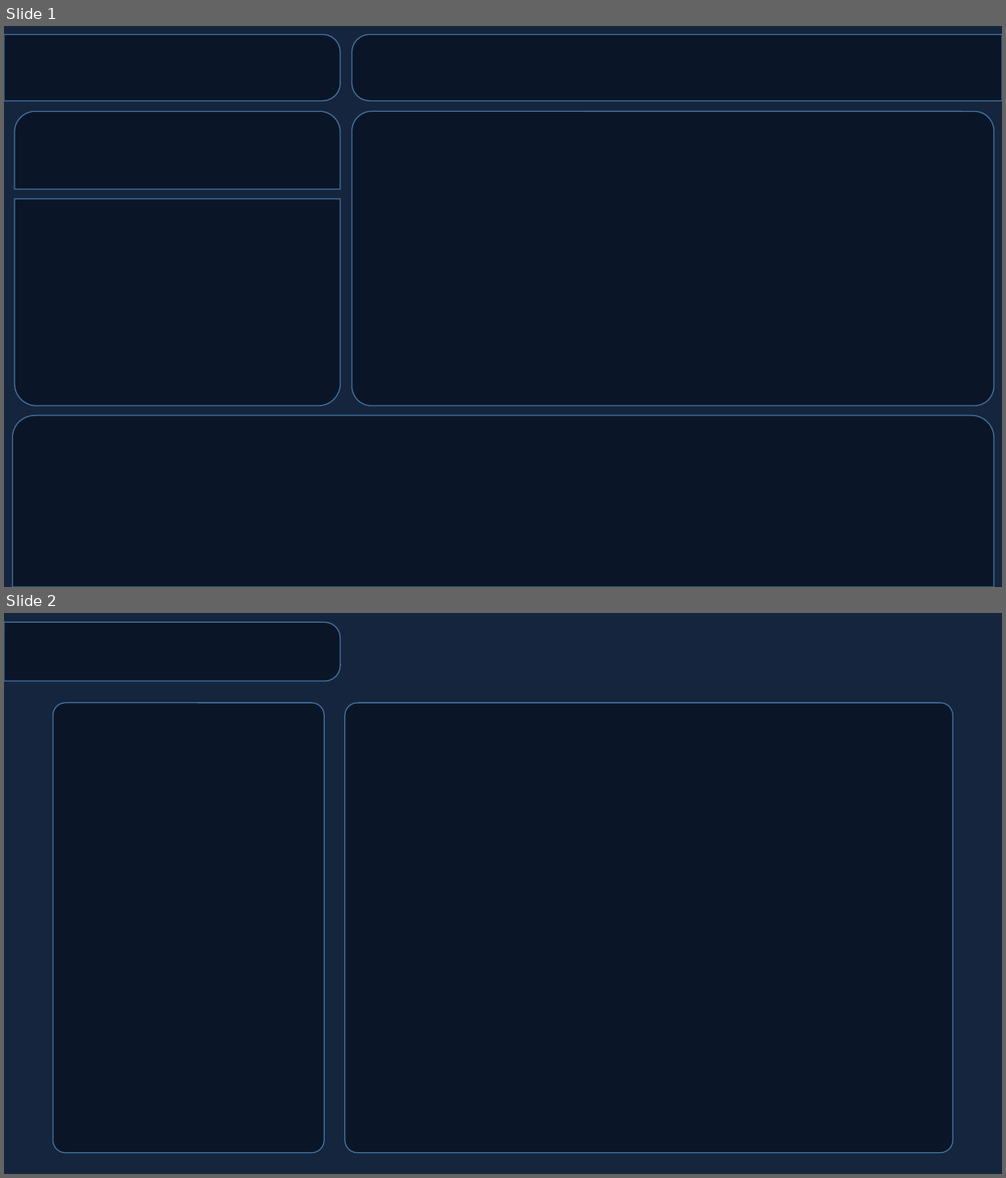
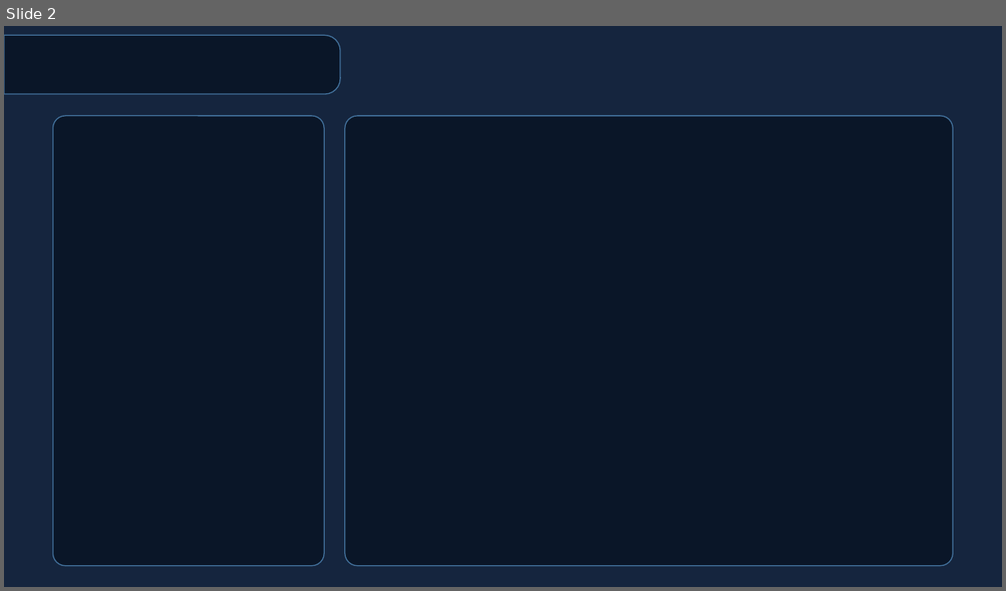
Before and after one commit to tshihab07/Healthcare-Patient-Analytics, a slide deck: files/designLayout_and_ColorPallete.pptx. Shown one above the other, each under a label of ours: slides 1 and 2 before the commit, slide 2 after it. The pictures are 1006x1178 and 1006x591 pixels, drawn with LibreOffice and Linux fonts; fonts in the diff are those of the drawing. Boxes give left, top, right and bottom in pixels: in the first picture for what was removed or moved away, otherwise in the second. Text is boxed around its words. In the diff, an @@ line names an element or a change of style, - is before the commit and + after.

```diff
--- a/files/designLayout_and_ColorPallete.pptx
+++ b/files/designLayout_and_ColorPallete.pptx
@@ slide 1 removed at <box>4,26,1002,587</box>, background #15253E @@
@@ round same rect removed at <box>4,34,340,101</box> @@
@@ round same rect removed at <box>352,34,1002,101</box> @@
@@ round same rect removed at <box>15,111,340,189</box> @@
@@ rounded rectangle removed at <box>352,111,995,407</box> @@
@@ round same rect removed at <box>15,199,340,407</box> @@
@@ round same rect removed at <box>12,416,994,587</box> @@
```
Also in this commit, not shown: 1 slide added.
